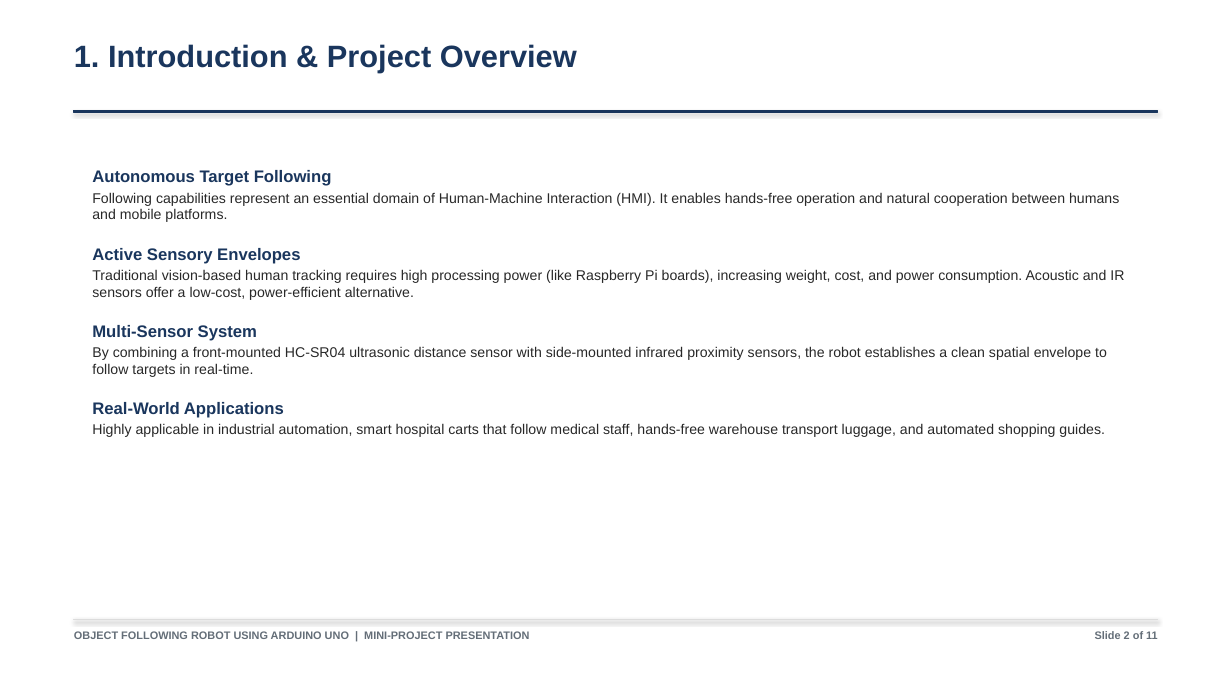
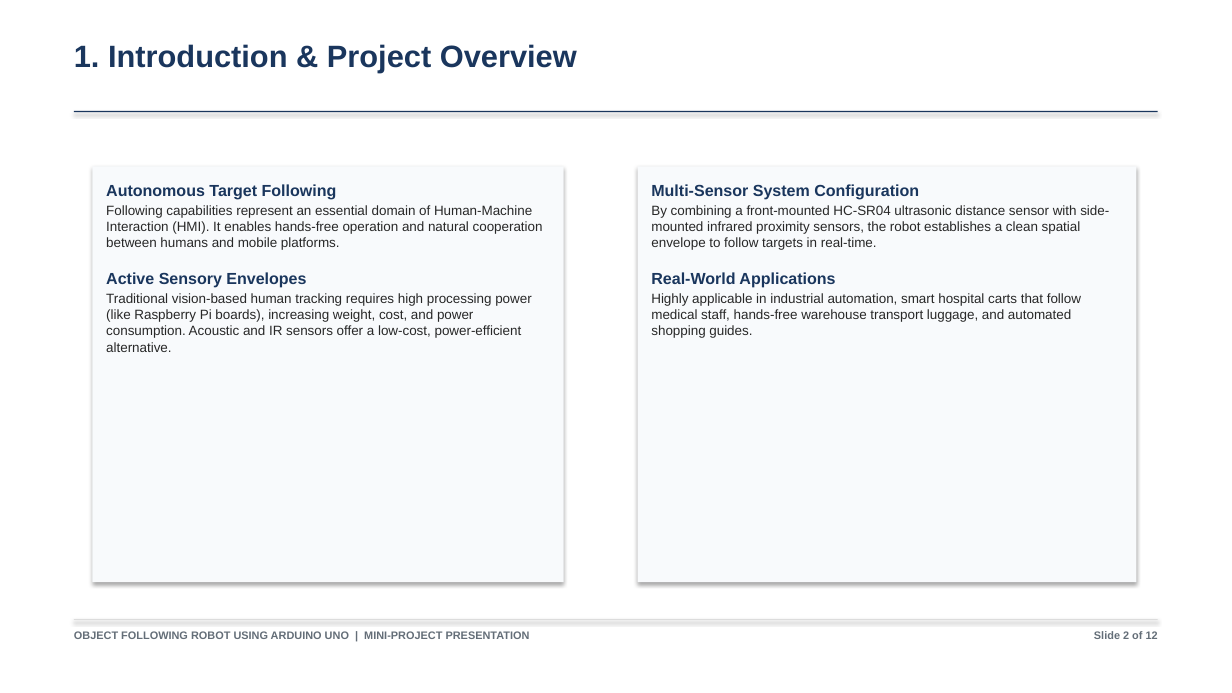
Before and after one commit to Biraj2004/Object-Following-Robot, a slide deck: slide 3 of Object-Following-Robot-Presentation.pptx. Drawn at 1232x693 pixels with LibreOffice and Linux fonts; fonts in the diff are those of the drawing. Boxes give left, top, right and bottom in pixels: in the first picture for what was removed or moved away, otherwise in the second. Text is boxed around its words. In the diff, an @@ line names an element or a change of style, - is before the commit and + after.

```diff
--- a/Object-Following-Robot-Presentation.pptx
+++ b/Object-Following-Robot-Presentation.pptx
@@ rectangle added at (92,166,564,582), fill #F8FAFC @@
@@ rectangle added at (638,166,1137,582), fill #F8FAFC @@
@@ text "Autonomous Target Following": place and size @@
-text "Autonomous Target Following" at (92,170,1124,437)
+text "Autonomous Target Following" at (106,184,543,352)
@@ text "Autonomous Target Following" at (106,184,543,352): size 13 to 12.5 pt in "Autonomous Target Following", "Active Sensory Envelopes"; size 11 to 10.5 pt in "Following capabilities represent an essential domain of ...", "Traditional vision-based human tracking requires high proces ..."; less space between paragraphs @@
@@ text added at (651,184,1109,338), 10.5 pt, text #282828 @@
+Multi-Sensor System Configuration
+By combining a front-mounted HC-SR04 ultrasonic distance sensor with side-mounted infrared proximity sensors, the robot establishes a clean spatial envelope to follow targets in real-time.
+Real-World Applications
+Highly applicable in industrial automation, smart hospital carts that follow medical staff, hands-free warehouse transport luggage, and automated shopping guides.
@@ text at (92,325,1107,437): paragraphs removed @@
-Multi-Sensor System
-By combining a front-mounted HC-SR04 ultrasonic distance sensor with side-mounted infrared proximity sensors, the robot establishes a clean spatial envelope to follow targets in real-time.
-Real-World Applications
-Highly applicable in industrial automation, smart hospital carts that follow medical staff, hands-free warehouse transport luggage, and automated shopping guides.
@@ text at (1094,631,1158,639): text changed @@
-Slide 2 of 11
+Slide 2 of 12
```
Also in this commit, not shown: 10 other slides changed, 2 slides added, 1 slide removed, 1 other file.
